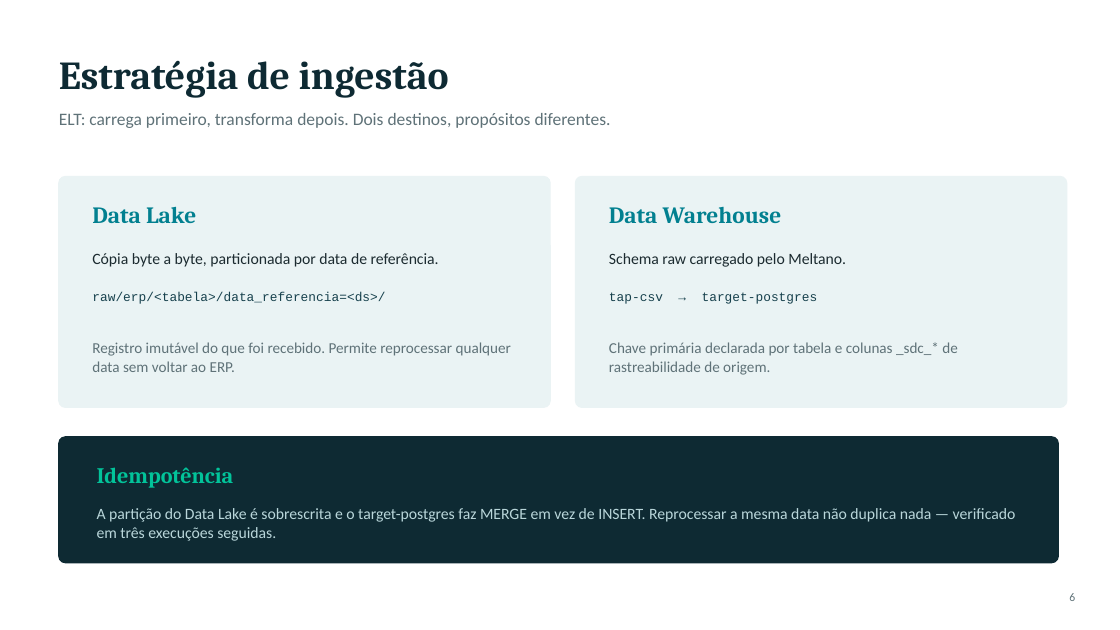
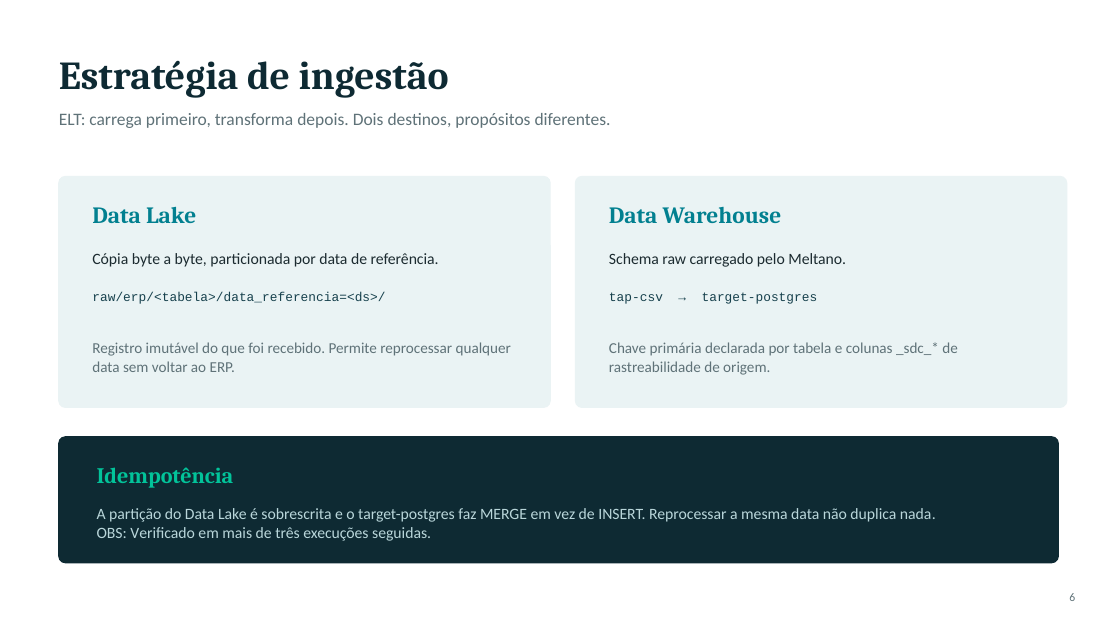
Before and after one commit to dwsilva/de_cert_indicium, a slide deck: slide 6 of docs/apresentacao.pptx. Drawn at 1120x630 pixels with LibreOffice and Linux fonts; fonts in the diff are those of the drawing. Boxes give left, top, right and bottom in pixels: in the first picture for what was removed or moved away, otherwise in the second. Text is boxed around its words. In the diff, an @@ line names an element or a change of style, - is before the commit and + after.

```diff
--- a/docs/apresentacao.pptx
+++ b/docs/apresentacao.pptx
@@ text at bbox=[97, 508, 936, 541]: text changed @@
-A partição do Data Lake é sobrescrita e o target-postgres faz MERGE em vez de INSERT. Reprocessar a mesma data não duplica nada — verificado em três execuções seguidas.
+A partição do Data Lake é sobrescrita e o target-postgres faz MERGE em vez de INSERT. Reprocessar a mesma data não duplica nada.
+OBS: Verificado em mais de três execuções seguidas.
```
Also in this commit, not shown: 4 other slides changed, 5 other files.
